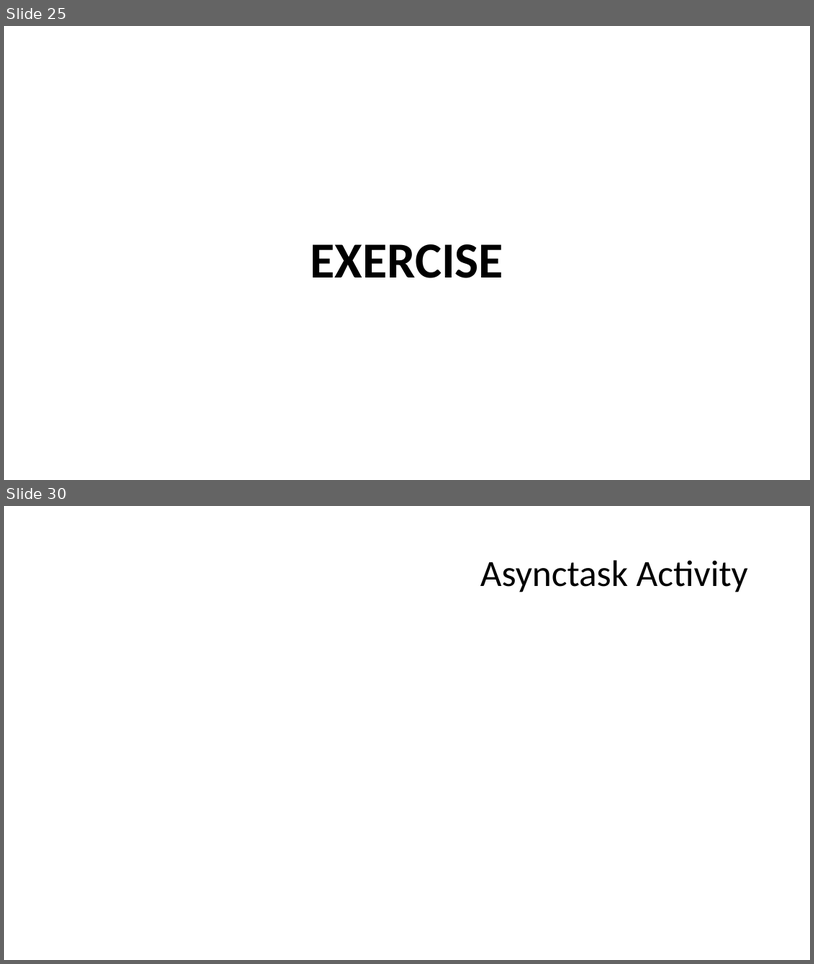
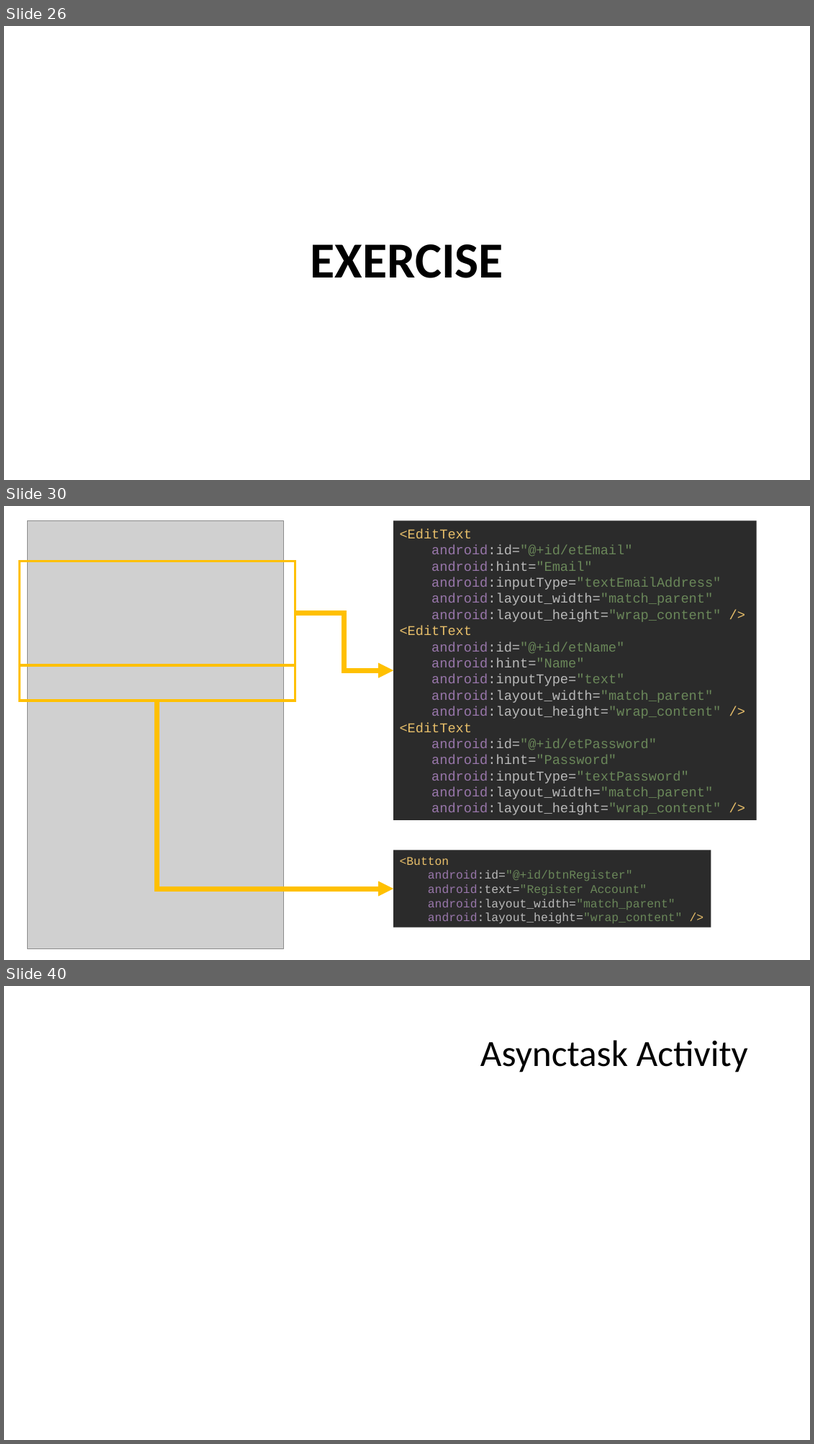
Before and after one commit to Nadzmi-Freelance/Android-Training, a slide deck: presentation/project.pptx. Shown one above the other, each under a label of ours: slides 25 and 30 before the commit, slides 26, 30 and 40 after it; the slides between them are not shown. The pictures are 814x964 and 814x1444 pixels, drawn with LibreOffice and Linux fonts; fonts in the diff are those of the drawing; grey boxes stand for pictures. Boxes give left, top, right and bottom in pixels: in the first picture for what was removed or moved away, otherwise in the second. Text is boxed around its words. In the diff, an @@ line names an element or a change of style, - is before the commit and + after.

```diff
--- a/presentation/project.pptx
+++ b/presentation/project.pptx
@@ slide 30 added at <box>4,506,810,960</box>, background #FFFFFF @@
@@ picture added at <box>28,520,284,948</box> @@
@@ rectangle added at <box>394,520,757,820</box>, fill #2B2B2B, 16 pt, text #6A8759 @@
+<EditText
+android:id="@+id/etEmail"
+android:hint="Email"
+android:inputType="textEmailAddress"
+android:layout_width="match_parent"
+android:layout_height="wrap_content" />
+<EditText
+android:id="@+id/etName"
+android:hint="Name"
+android:inputType="text"
+android:layout_width="match_parent"
+android:layout_height="wrap_content" />
+<EditText
+android:id="@+id/etPassword"
+android:hint="Password"
+android:inputType="textPassword"
+android:layout_width="match_parent"
+android:layout_height="wrap_content" />
@@ rectangle added at <box>20,561,296,665</box>, outline #FFC000 3 pt @@
@@ elbow arrow added from (295, 613) to (394, 671), #FFC000 6 pt @@
@@ rectangle added at <box>20,665,296,701</box>, outline #FFC000 3 pt @@
@@ elbow arrow added from (157, 700) to (394, 888), #FFC000 6 pt @@
@@ rectangle added at <box>394,849,711,927</box>, fill #2B2B2B, 14 pt, text #6A8759 @@
+<Button
+android:id="@+id/btnRegister"
+android:text="Register Account"
+android:layout_width="match_parent"
+android:layout_height="wrap_content" />
@@ what was slide 25 is now slide 26 @@
@@ what was slide 30 is now slide 40 @@
```
Also in this commit, not shown: 6 slides changed, 12 other slides added, 3 slides removed, 8 other files.
